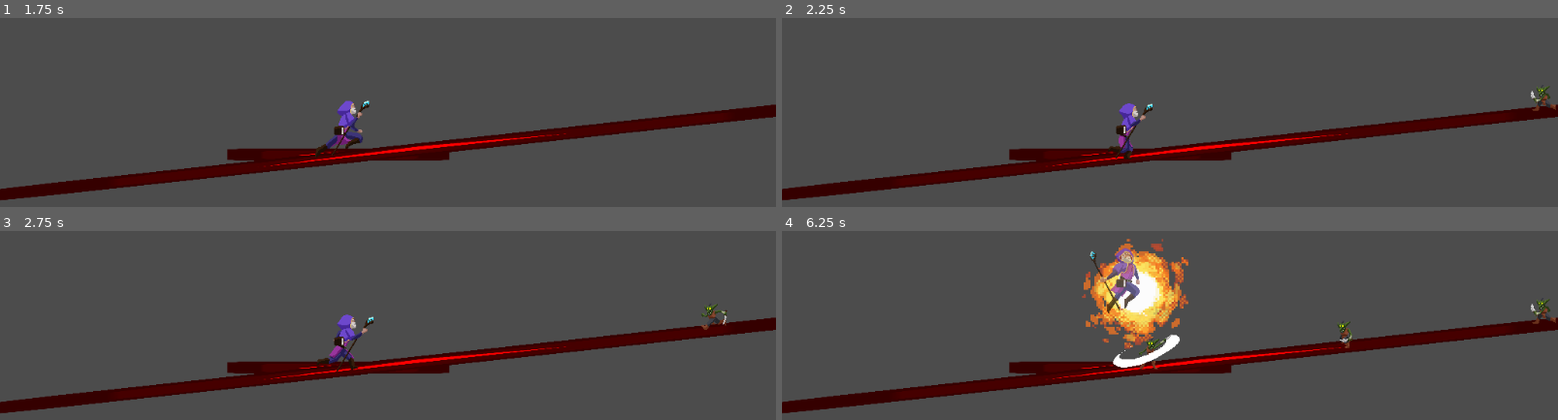
Above: before the commit, frames 1-4 (two rows, left to right).
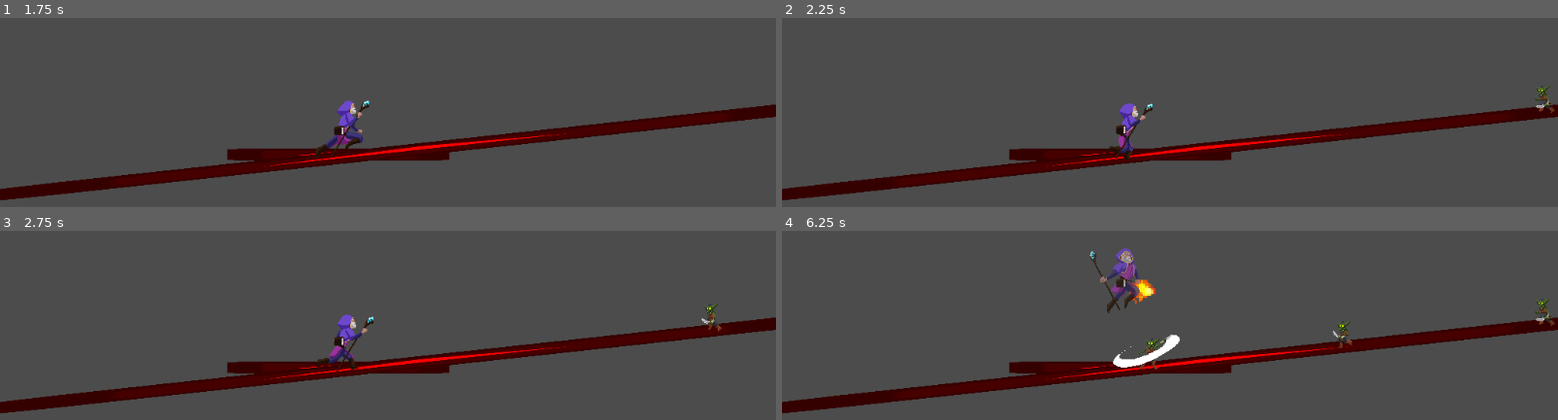
Above: after the commit, the same moments.

Repository: Tuiuiu/gamejaajproject
Game: Godot game, scene res://Scenes/World/World.tscn
Two runs of this game, one before a commit and one after it. Both use one fixed random seed, a clock stepped at 60 frames per second and the inputs below. The engine's default icon, where the game draws it, is replaced by a stand-in: a white triangle on a blue panel in a dark square.
Inputs:
- Up to frame 1 (1.75 s): hold Up (ui_up) from 0.53 s (still down); tap F (FAttack) at 0.6, 1.35 s
- Up to frame 2 (2.25 s): release Up (ui_up) at 2.03 s; tap F (FAttack) at 2.1 s
- Up to frame 3 (2.75 s): no input
- Up to frame 4 (6.25 s): hold Up (ui_up) 2.78-4.28 s; tap F (FAttack) every 0.75 s from 2.85 to 5.85 s; tap Up (ui_up) at 4.52, 6.02 s; hold Up (ui_up) 5.03-5.78 s

Frame 1 is identical in both runs. In frame 2, 0.2% of the frame differs, in the area x 96-100%, y 38-51%; in frame 3, 0.2%; in frame 4, 4.8%, in the area x 38-100%, y 4-63%.

Commit message:
Refactors code to make it easier to add more levels

Diff:
--- a/GameJaajProject/Scenes/Enemies/Enemy.tscn
+++ b/GameJaajProject/Scenes/Enemies/Enemy.tscn
@@ -27,92 +27,92 @@
 region = Rect2( 450, 0, 150, 150 )
 
 [sub_resource type="AtlasTexture" id=6]
-atlas = ExtResource( 4 )
-region = Rect2( 0, 0, 150, 150 )
+atlas = ExtResource( 3 )
+region = Rect2( 300, 0, 150, 150 )
 
 [sub_resource type="AtlasTexture" id=7]
-atlas = ExtResource( 4 )
-region = Rect2( 150, 0, 150, 150 )
+atlas = ExtResource( 3 )
+region = Rect2( 450, 0, 150, 150 )
 
 [sub_resource type="AtlasTexture" id=8]
-atlas = ExtResource( 4 )
-region = Rect2( 300, 0, 150, 150 )
+atlas = ExtResource( 3 )
+region = Rect2( 600, 0, 150, 150 )
 
 [sub_resource type="AtlasTexture" id=9]
-atlas = ExtResource( 4 )
-region = Rect2( 450, 0, 150, 150 )
+atlas = ExtResource( 3 )
+region = Rect2( 750, 0, 150, 150 )
 
 [sub_resource type="AtlasTexture" id=10]
 atlas = ExtResource( 3 )
-region = Rect2( 300, 0, 150, 150 )
+region = Rect2( 900, 0, 150, 150 )
 
 [sub_resource type="AtlasTexture" id=11]
 atlas = ExtResource( 3 )
-region = Rect2( 450, 0, 150, 150 )
+region = Rect2( 1050, 0, 150, 150 )
 
 [sub_resource type="AtlasTexture" id=12]
-atlas = ExtResource( 3 )
-region = Rect2( 600, 0, 150, 150 )
-
-[sub_resource type="AtlasTexture" id=13]
-atlas = ExtResource( 3 )
-region = Rect2( 750, 0, 150, 150 )
-
-[sub_resource type="AtlasTexture" id=14]
-atlas = ExtResource( 3 )
-region = Rect2( 900, 0, 150, 150 )
-
-[sub_resource type="AtlasTexture" id=15]
-atlas = ExtResource( 3 )
-region = Rect2( 1050, 0, 150, 150 )
-
-[sub_resource type="AtlasTexture" id=16]
 atlas = ExtResource( 5 )
 region = Rect2( 0, 0, 150, 150 )
 
-[sub_resource type="AtlasTexture" id=17]
+[sub_resource type="AtlasTexture" id=13]
 atlas = ExtResource( 5 )
 region = Rect2( 150, 0, 150, 150 )
 
-[sub_resource type="AtlasTexture" id=18]
+[sub_resource type="AtlasTexture" id=14]
 atlas = ExtResource( 5 )
 region = Rect2( 300, 0, 150, 150 )
 
+[sub_resource type="AtlasTexture" id=15]
+atlas = ExtResource( 5 )
+region = Rect2( 450, 0, 150, 150 )
+
+[sub_resource type="AtlasTexture" id=16]
+atlas = ExtResource( 6 )
+region = Rect2( 0, 0, 150, 150 )
+
+[sub_resource type="AtlasTexture" id=17]
+atlas = ExtResource( 6 )
+region = Rect2( 150, 0, 150, 150 )
+
+[sub_resource type="AtlasTexture" id=18]
+atlas = ExtResource( 6 )
+region = Rect2( 300, 0, 150, 150 )
+
 [sub_resource type="AtlasTexture" id=19]
-atlas = ExtResource( 5 )
+atlas = ExtResource( 6 )
 region = Rect2( 450, 0, 150, 150 )
 
 [sub_resource type="AtlasTexture" id=20]
 atlas = ExtResource( 6 )
-region = Rect2( 0, 0, 150, 150 )
+region = Rect2( 600, 0, 150, 150 )
 
 [sub_resource type="AtlasTexture" id=21]
 atlas = ExtResource( 6 )
-region = Rect2( 150, 0, 150, 150 )
+region = Rect2( 750, 0, 150, 150 )
 
 [sub_resource type="AtlasTexture" id=22]
 atlas = ExtResource( 6 )
-region = Rect2( 300, 0, 150, 150 )
+region = Rect2( 900, 0, 150, 150 )
 
 [sub_resource type="AtlasTexture" id=23]
 atlas = ExtResource( 6 )
-region = Rect2( 450, 0, 150, 150 )
+region = Rect2( 1050, 0, 150, 150 )
 
 [sub_resource type="AtlasTexture" id=24]
-atlas = ExtResource( 6 )
-region = Rect2( 600, 0, 150, 150 )
+atlas = ExtResource( 4 )
+region = Rect2( 0, 0, 150, 150 )
 
 [sub_resource type="AtlasTexture" id=25]
-atlas = ExtResource( 6 )
-region = Rect2( 750, 0, 150, 150 )
+atlas = ExtResource( 4 )
+region = Rect2( 150, 0, 150, 150 )
 
 [sub_resource type="AtlasTexture" id=26]
-atlas = ExtResource( 6 )
-region = Rect2( 900, 0, 150, 150 )
+atlas = ExtResource( 4 )
+region = Rect2( 300, 0, 150, 150 )
 
 [sub_resource type="AtlasTexture" id=27]
-atlas = ExtResource( 6 )
-region = Rect2( 1050, 0, 150, 150 )
+atlas = ExtResource( 4 )
+region = Rect2( 450, 0, 150, 150 )
 
 [sub_resource type="SpriteFrames" id=28]
 animations = [ {
@@ -121,24 +121,24 @@
 "name": "Idle",
 "speed": 5.0
 }, {
-"frames": [ SubResource( 6 ), SubResource( 7 ), SubResource( 8 ), SubResource( 9 ) ],
-"loop": true,
-"name": "Hit",
-"speed": 7.0
-}, {
-"frames": [ SubResource( 10 ), SubResource( 11 ), SubResource( 12 ), SubResource( 13 ), SubResource( 14 ), SubResource( 15 ) ],
+"frames": [ SubResource( 6 ), SubResource( 7 ), SubResource( 8 ), SubResource( 9 ), SubResource( 10 ), SubResource( 11 ) ],
 "loop": true,
 "name": "Attack",
 "speed": 5.0
 }, {
-"frames": [ SubResource( 16 ), SubResource( 17 ), SubResource( 18 ), SubResource( 19 ) ],
+"frames": [ SubResource( 12 ), SubResource( 13 ), SubResource( 14 ), SubResource( 15 ) ],
 "loop": true,
 "name": "Death",
 "speed": 5.0
 }, {
-"frames": [ SubResource( 20 ), SubResource( 21 ), SubResource( 22 ), SubResource( 23 ), SubResource( 24 ), SubResource( 25 ), SubResource( 26 ), SubResource( 27 ) ],
+"frames": [ SubResource( 16 ), SubResource( 17 ), SubResource( 18 ), SubResource( 19 ), SubResource( 20 ), SubResource( 21 ), SubResource( 22 ), SubResource( 23 ) ],
 "loop": true,
 "name": "Run",
+"speed": 7.0
+}, {
+"frames": [ SubResource( 24 ), SubResource( 25 ), SubResource( 26 ), SubResource( 27 ) ],
+"loop": true,
+"name": "Hit",
 "speed": 7.0
 } ]
 
@@ -153,7 +153,7 @@
 [node name="AnimatedSprite" type="AnimatedSprite" parent="."]
 frames = SubResource( 28 )
 animation = "Run"
-frame = 4
+frame = 6
 playing = true
 
 [node name="VisibilityNotifier2D" type="VisibilityNotifier2D" parent="."]
--- a/GameJaajProject/Scenes/Enemies/Goblin/Goblin.tscn
+++ b/GameJaajProject/Scenes/Enemies/Goblin/Goblin.tscn
@@ -9,9 +9,6 @@
 [node name="Goblin" instance=ExtResource( 1 )]
 script = ExtResource( 2 )
 
-[node name="AnimatedSprite" parent="." index="1"]
-frame = 3
-
 [node name="HitStart" type="Area2D" parent="." index="2"]
 position = Vector2( -31.748, 0 )
 collision_layer = 2
--- a/GameJaajProject/Scenes/Player/Player.tscn
+++ b/GameJaajProject/Scenes/Player/Player.tscn
@@ -31,111 +31,111 @@
 region = Rect2( 924, 0, 231, 190 )
 
 [sub_resource type="AtlasTexture" id=6]
-atlas = ExtResource( 10 )
+atlas = ExtResource( 7 )
 region = Rect2( 0, 0, 231, 190 )
 
 [sub_resource type="AtlasTexture" id=7]
-atlas = ExtResource( 10 )
+atlas = ExtResource( 7 )
 region = Rect2( 231, 0, 231, 190 )
 
 [sub_resource type="AtlasTexture" id=8]
-atlas = ExtResource( 10 )
+atlas = ExtResource( 7 )
 region = Rect2( 462, 0, 231, 190 )
 
 [sub_resource type="AtlasTexture" id=9]
-atlas = ExtResource( 10 )
+atlas = ExtResource( 7 )
 region = Rect2( 693, 0, 231, 190 )
 
 [sub_resource type="AtlasTexture" id=10]
-atlas = ExtResource( 10 )
+atlas = ExtResource( 7 )
 region = Rect2( 924, 0, 231, 190 )
 
 [sub_resource type="AtlasTexture" id=11]
+atlas = ExtResource( 8 )
+region = Rect2( 0, 0, 231, 190 )
+
+[sub_resource type="AtlasTexture" id=12]
+atlas = ExtResource( 8 )
+region = Rect2( 231, 0, 231, 190 )
+
+[sub_resource type="AtlasTexture" id=13]
+atlas = ExtResource( 8 )
+region = Rect2( 462, 0, 231, 190 )
+
+[sub_resource type="AtlasTexture" id=14]
+atlas = ExtResource( 8 )
+region = Rect2( 693, 0, 231, 190 )
+
+[sub_resource type="AtlasTexture" id=15]
+atlas = ExtResource( 8 )
+region = Rect2( 924, 0, 231, 190 )
+
+[sub_resource type="AtlasTexture" id=16]
+atlas = ExtResource( 4 )
+region = Rect2( 231, 0, 231, 190 )
+
+[sub_resource type="AtlasTexture" id=17]
+atlas = ExtResource( 4 )
+region = Rect2( 462, 0, 231, 190 )
+
+[sub_resource type="AtlasTexture" id=18]
+atlas = ExtResource( 4 )
+region = Rect2( 693, 0, 231, 190 )
+
+[sub_resource type="AtlasTexture" id=19]
+atlas = ExtResource( 10 )
+region = Rect2( 0, 0, 231, 190 )
+
+[sub_resource type="AtlasTexture" id=20]
+atlas = ExtResource( 10 )
+region = Rect2( 231, 0, 231, 190 )
+
+[sub_resource type="AtlasTexture" id=21]
+atlas = ExtResource( 10 )
+region = Rect2( 462, 0, 231, 190 )
+
+[sub_resource type="AtlasTexture" id=22]
+atlas = ExtResource( 10 )
+region = Rect2( 693, 0, 231, 190 )
+
+[sub_resource type="AtlasTexture" id=23]
+atlas = ExtResource( 10 )
+region = Rect2( 924, 0, 231, 190 )
+
+[sub_resource type="AtlasTexture" id=24]
 atlas = ExtResource( 3 )
 region = Rect2( 0, 0, 231, 190 )
 
-[sub_resource type="AtlasTexture" id=12]
+[sub_resource type="AtlasTexture" id=25]
 atlas = ExtResource( 3 )
 region = Rect2( 231, 0, 231, 190 )
 
-[sub_resource type="AtlasTexture" id=13]
+[sub_resource type="AtlasTexture" id=26]
 atlas = ExtResource( 9 )
 region = Rect2( 0, 0, 231, 190 )
 
-[sub_resource type="AtlasTexture" id=14]
+[sub_resource type="AtlasTexture" id=27]
 atlas = ExtResource( 9 )
 region = Rect2( 231, 0, 231, 190 )
 
-[sub_resource type="AtlasTexture" id=15]
-atlas = ExtResource( 6 )
-region = Rect2( 0, 0, 231, 190 )
-
-[sub_resource type="AtlasTexture" id=16]
-atlas = ExtResource( 6 )
-region = Rect2( 231, 0, 231, 190 )
-
-[sub_resource type="AtlasTexture" id=17]
-atlas = ExtResource( 6 )
-region = Rect2( 462, 0, 231, 190 )
-
-[sub_resource type="AtlasTexture" id=18]
-atlas = ExtResource( 6 )
-region = Rect2( 693, 0, 231, 190 )
-
-[sub_resource type="AtlasTexture" id=19]
-atlas = ExtResource( 6 )
-region = Rect2( 924, 0, 231, 190 )
-
-[sub_resource type="AtlasTexture" id=20]
-atlas = ExtResource( 4 )
-region = Rect2( 231, 0, 231, 190 )
-
-[sub_resource type="AtlasTexture" id=21]
-atlas = ExtResource( 4 )
-region = Rect2( 462, 0, 231, 190 )
-
-[sub_resource type="AtlasTexture" id=22]
-atlas = ExtResource( 4 )
-region = Rect2( 693, 0, 231, 190 )
-
-[sub_resource type="AtlasTexture" id=23]
-atlas = ExtResource( 7 )
-region = Rect2( 0, 0, 231, 190 )
-
-[sub_resource type="AtlasTexture" id=24]
-atlas = ExtResource( 7 )
-region = Rect2( 231, 0, 231, 190 )
-
-[sub_resource type="AtlasTexture" id=25]
-atlas = ExtResource( 7 )
-region = Rect2( 462, 0, 231, 190 )
-
-[sub_resource type="AtlasTexture" id=26]
-atlas = ExtResource( 7 )
-region = Rect2( 693, 0, 231, 190 )
-
-[sub_resource type="AtlasTexture" id=27]
-atlas = ExtResource( 7 )
-region = Rect2( 924, 0, 231, 190 )
-
 [sub_resource type="AtlasTexture" id=28]
-atlas = ExtResource( 8 )
+atlas = ExtResource( 6 )
 region = Rect2( 0, 0, 231, 190 )
 
 [sub_resource type="AtlasTexture" id=29]
-atlas = ExtResource( 8 )
+atlas = ExtResource( 6 )
 region = Rect2( 231, 0, 231, 190 )
 
 [sub_resource type="AtlasTexture" id=30]
-atlas = ExtResource( 8 )
+atlas = ExtResource( 6 )
 region = Rect2( 462, 0, 231, 190 )
 
 [sub_resource type="AtlasTexture" id=31]
-atlas = ExtResource( 8 )
+atlas = ExtResource( 6 )
 region = Rect2( 693, 0, 231, 190 )
 
 [sub_resource type="AtlasTexture" id=32]
-atlas = ExtResource( 8 )
+atlas = ExtResource( 6 )
 region = Rect2( 924, 0, 231, 190 )
 
 [sub_resource type="SpriteFrames" id=33]
@@ -147,38 +147,38 @@
 }, {
 "frames": [ SubResource( 6 ), SubResource( 7 ), SubResource( 8 ), SubResource( 9 ), SubResource( 10 ) ],
 "loop": true,
-"name": "Attack 2",
-"speed": 5.0
-}, {
-"frames": [ SubResource( 11 ), SubResource( 12 ) ],
-"loop": true,
-"name": "Jump",
-"speed": 5.0
-}, {
-"frames": [ SubResource( 13 ), SubResource( 14 ) ],
-"loop": true,
-"name": "Fall",
-"speed": 5.0
-}, {
-"frames": [ SubResource( 15 ), SubResource( 16 ), SubResource( 17 ), SubResource( 18 ), SubResource( 19 ) ],
-"loop": true,
-"name": "Attack 1",
-"speed": 5.0
-}, {
-"frames": [ SubResource( 20 ), SubResource( 21 ), SubResource( 22 ) ],
+"name": "Death",
+"speed": 5.0
+}, {
+"frames": [ SubResource( 11 ), SubResource( 12 ), SubResource( 13 ), SubResource( 14 ), SubResource( 15 ) ],
+"loop": true,
+"name": "Run",
+"speed": 7.0
+}, {
+"frames": [ SubResource( 16 ), SubResource( 17 ), SubResource( 18 ) ],
 "loop": true,
 "name": "Hit",
 "speed": 3.0
 }, {
-"frames": [ SubResource( 23 ), SubResource( 24 ), SubResource( 25 ), SubResource( 26 ), SubResource( 27 ) ],
-"loop": true,
-"name": "Death",
+"frames": [ SubResource( 19 ), SubResource( 20 ), SubResource( 21 ), SubResource( 22 ), SubResource( 23 ) ],
+"loop": true,
+"name": "Attack 2",
+"speed": 5.0
+}, {
+"frames": [ SubResource( 24 ), SubResource( 25 ) ],
+"loop": true,
+"name": "Jump",
+"speed": 5.0
+}, {
+"frames": [ SubResource( 26 ), SubResource( 27 ) ],
+"loop": true,
+"name": "Fall",
 "speed": 5.0
 }, {
 "frames": [ SubResource( 28 ), SubResource( 29 ), SubResource( 30 ), SubResource( 31 ), SubResource( 32 ) ],
 "loop": true,
-"name": "Run",
-"speed": 7.0
+"name": "Attack 1",
+"speed": 5.0
 } ]
 
 [sub_resource type="Animation" id=34]
@@ -203,6 +203,9 @@
 [sub_resource type="RectangleShape2D" id=36]
 extents = Vector2( 32, 32 )
 
+[sub_resource type="RectangleShape2D" id=37]
+extents = Vector2( 32, 32 )
+
 [node name="Player" type="KinematicBody2D" groups=[
 "Player",
 ]]
@@ -215,7 +218,7 @@
 [node name="AnimatedSprite" type="AnimatedSprite" parent="."]
 frames = SubResource( 33 )
 animation = "Run"
-frame = 4
+frame = 2
 playing = true
 
 [node name="AnimationPlayer" type="AnimationPlayer" parent="."]
@@ -228,8 +231,8 @@
 
 [node name="Area2D" type="Area2D" parent="."]
 
-[node name="CollisionShape2D2" type="CollisionShape2D" parent="Area2D"]
-shape = SubResource( 36 )
+[node name="CollisionShape2D" type="CollisionShape2D" parent="Area2D"]
+shape = SubResource( 37 )
 
 [node name="RayCast2D" type="RayCast2D" parent="."]
 position = Vector2( 3.70996, 23.8433 )
--- a/GameJaajProject/Scenes/Spells/Black_fireball.tscn
+++ b/GameJaajProject/Scenes/Spells/Black_fireball.tscn
@@ -294,6 +294,6 @@
 position = Vector2( 9.73898, 9.73898 )
 scale = Vector2( 1.19478, 1.19478 )
 frames = SubResource( 62 )
-animation = "Explosion"
-frame = 36
+animation = "Cast"
+frame = 19
 playing = true
--- a/GameJaajProject/Scenes/Spells/Green_fireball.tscn
+++ b/GameJaajProject/Scenes/Spells/Green_fireball.tscn
@@ -415,5 +415,5 @@
 scale = Vector2( 3.52839, 3.52839 )
 frames = SubResource( 92 )
 animation = "Cast"
-frame = 1
+frame = 20
 playing = true
--- a/GameJaajProject/Scenes/Spells/Red_fireball.tscn
+++ b/GameJaajProject/Scenes/Spells/Red_fireball.tscn
@@ -295,6 +295,6 @@
 position = Vector2( 13.5, 13.5 )
 scale = Vector2( 2.6875, 2.6875 )
 frames = SubResource( 62 )
-animation = "Explosion"
-frame = 16
+animation = "Cast"
+frame = 2
 playing = true
--- a/GameJaajProject/Scenes/World/EnemiesSpawner.gd
+++ b/GameJaajProject/Scenes/World/EnemiesSpawner.gd
@@ -1,19 +1,40 @@
 extends Node2D
 
+onready var countMax = 3
+onready var waitTime = 2.0
 var timer
-var count = 0
-var enemy = preload("res://Scenes/Enemies/Goblin/Goblin.tscn")
+var countLeft
+onready var enemy = preload("res://Scenes/Enemies/Goblin/Goblin.tscn")
+
+signal level_over
 
 func _ready():
     timer = $Timer
-    timer.start()
+    #timer.start()
 
 func _process(delta):
-    pass
+    if (countLeft == 0):
+        if (get_child_count() == 1):
+            countLeft = -1
+            emit_signal("level_over")
 
 func spawn_enemy():
-    var clone = enemy.instance()
-    add_child(clone)
+    if (countLeft > 0):
+        var clone = enemy.instance()
+        countLeft -= 1
+        add_child(clone)
+        if (countLeft == 0):
+            timer.stop()
 
 func _on_Timer_timeout():
     spawn_enemy()
+
+func start(level):
+    countLeft = countMax
+    timer.wait_time = waitTime
+    timer.start()
+
+func reset():
+    for enemy in self.get_children():
+        if (enemy.name != "Timer"):
+            enemy.queue_free()
--- a/GameJaajProject/Scenes/World/World.tscn
+++ b/GameJaajProject/Scenes/World/World.tscn
@@ -1,13 +1,15 @@
-[gd_scene load_steps=5 format=2]
+[gd_scene load_steps=6 format=2]
 
 [ext_resource path="res://Scenes/Player/Player.tscn" type="PackedScene" id=1]
 [ext_resource path="res://icon.png" type="Texture" id=2]
+[ext_resource path="res://Scenes/World/World_Controller.gd" type="Script" id=3]
 [ext_resource path="res://Scenes/World/EnemiesSpawner.gd" type="Script" id=4]
 
 [sub_resource type="RectangleShape2D" id=1]
 extents = Vector2( 148.576, 8 )
 
 [node name="World" type="Node2D"]
+script = ExtResource( 3 )
 
 [node name="Background" type="Node2D" parent="."]
 
@@ -48,12 +50,12 @@
 [node name="Player" parent="." instance=ExtResource( 1 )]
 position = Vector2( 460.209, 429.903 )
 
+[node name="Spells" type="Node2D" parent="."]
+
 [node name="Enemies" type="Node2D" parent="."]
 position = Vector2( 1038.79, 379.523 )
 script = ExtResource( 4 )
 
 [node name="Timer" type="Timer" parent="Enemies"]
 wait_time = 2.0
-
-[node name="Spells" type="Node2D" parent="."]
 [connection signal="timeout" from="Enemies/Timer" to="Enemies" method="_on_Timer_timeout"]
--- /dev/null
+++ b/GameJaajProject/Scenes/World/World_Controller.gd
@@ -0,0 +1,28 @@
+extends Node2D
+
+var spawner
+var activeSpells
+var player
+var active_level
+
+# Called when the node enters the scene tree for the first time.
+func _ready():
+    spawner = $Enemies
+    activeSpells = $Spells
+    player = $Player
+    active_level = 0
+    spawner.connect("level_over", self, "level_over_handler")
+    start_level(active_level)
+
+func reset():
+    spawner.reset()
+    for spell in activeSpells.get_children():
+        spell.queue_free()
+
+func start_level(level):
+    spawner.start(level)
+
+func level_over_handler():
+    print("Level is Over! Reset and restart")
+    reset()
+    start_level(active_level)
Not shown: 1 places in GameJaajProject/Scenes/Player/Player.tscn that only renumber resources
